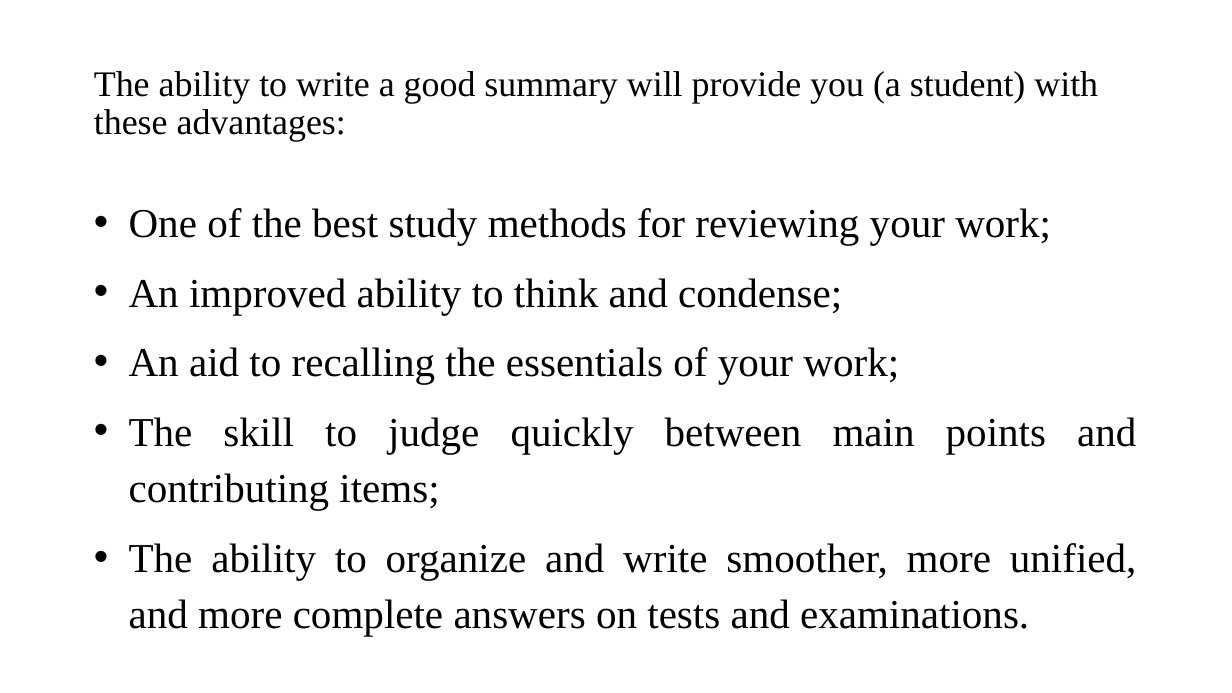
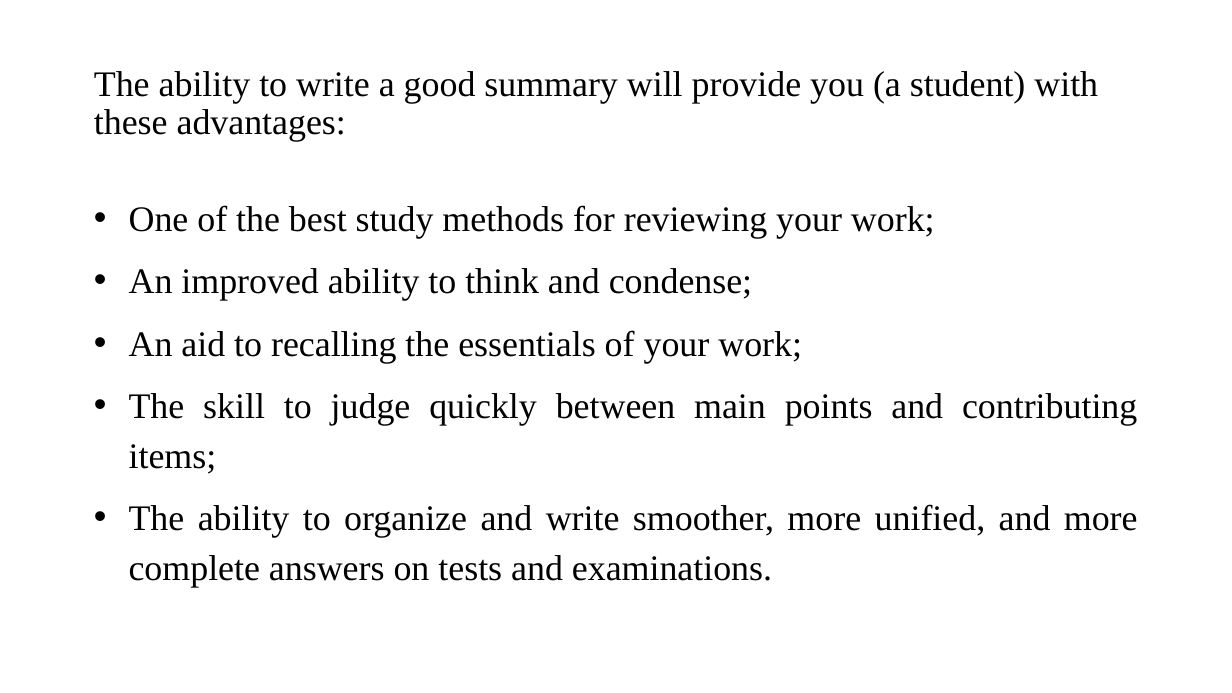
Before and after one commit to mutanganajoseph/Documents, a slide deck: slide 11 of auca/sem-1/edrom-8113-study-research/3 Taking notes and writting academic assignment.pptx. Drawn at 1232x693 pixels with LibreOffice and Linux fonts; fonts in the diff are those of the drawing. Boxes give left, top, right and bottom in pixels: in the first picture for what was removed or moved away, otherwise in the second. Text is boxed around its words. In the diff, an @@ line names an element or a change of style, - is before the commit and + after.

```diff
--- a/auca/sem-1/edrom-8113-study-research/3 Taking notes and writting academic assignment.pptx
+++ b/auca/sem-1/edrom-8113-study-research/3 Taking notes and writting academic assignment.pptx
@@ text "One of the best study ..." at [129, 205, 1138, 587]: size 32 to 28 pt @@
```
Also in this commit, not shown: 2 other slides changed, 19 other files.
